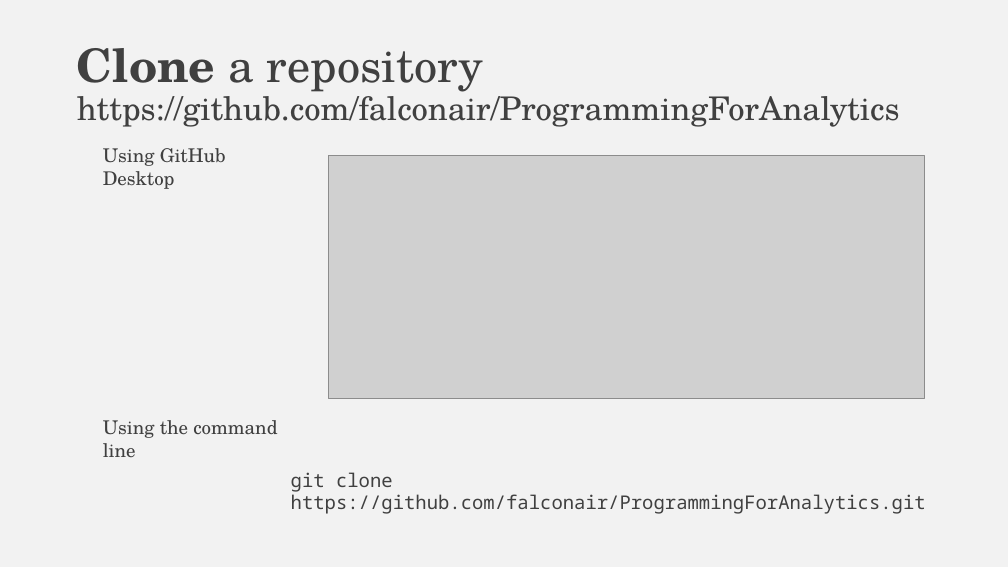
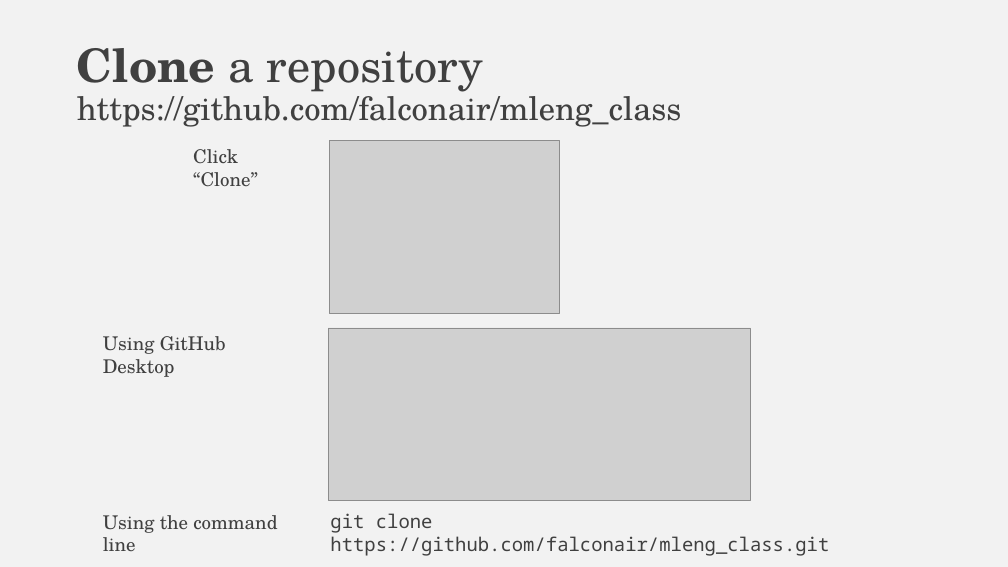
Before and after one commit to falconair/ProgrammingForAnalytics, a slide deck: slide 12 of lectures/050_git_version_control/Why do you need version control.pptx (slide 11 before the commit). Drawn at 1008x567 pixels with LibreOffice and Linux fonts; fonts in the diff are those of the drawing; grey boxes stand for pictures. Boxes give left, top, right and bottom in pixels: in the first picture for what was removed or moved away, otherwise in the second. Text is boxed around its words. In the diff, an @@ line names an element or a change of style, - is before the commit and + after.

```diff
--- a/lectures/050_git_version_control/Why do you need version control.pptx
+++ b/lectures/050_git_version_control/Why do you need version control.pptx
@@ title at bbox=[77, 48, 682, 127]: text changed @@
-Clone a repository
-https://github.com/falconair/ProgrammingForAnalytics
+Clone a repository
+https://github.com/falconair/mleng_class
@@ text added at bbox=[193, 149, 258, 187], 18 pt, text #404040 @@
+Click “Clone”
@@ picture added at bbox=[329, 141, 560, 313] @@
@@ text "Using GitHub Desktop": place and size @@
-text "Using GitHub Desktop" at bbox=[103, 148, 226, 189]
+text "Using GitHub Desktop" at bbox=[103, 336, 226, 377]
@@ picture: place and size @@
-picture at bbox=[328, 155, 924, 399]
+picture at bbox=[328, 328, 751, 501]
@@ text "Using the command line": place and size @@
-text "Using the command line" at bbox=[103, 420, 277, 457]
+text "Using the command line" at bbox=[103, 515, 277, 551]
@@ text at bbox=[330, 513, 829, 556]: text changed @@
-git clone https://github.com/falconair/ProgrammingForAnalytics.git
+git clone https://github.com/falconair/mleng_class.git
```
Also in this commit, not shown: 1 other slide changed, 14 slides added, 9 slides removed.
